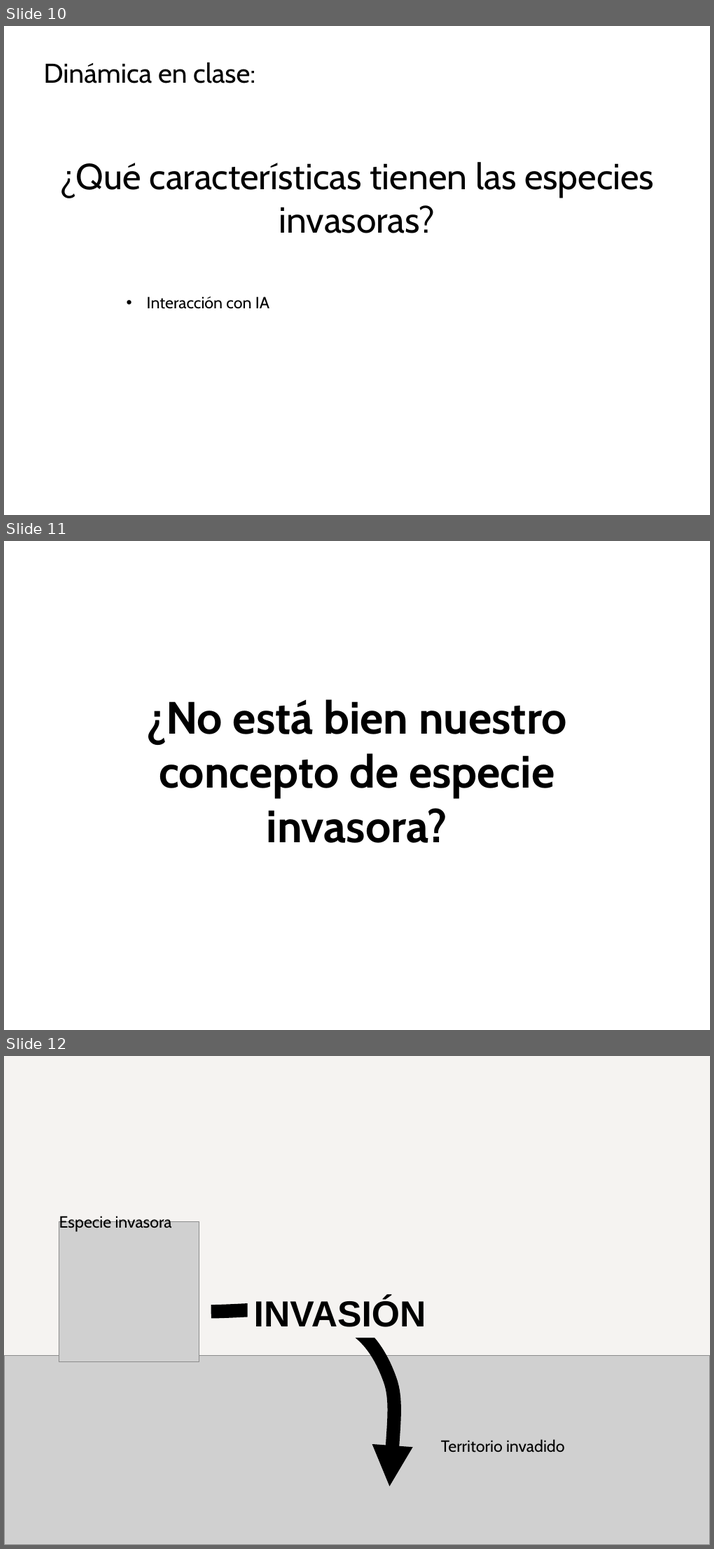
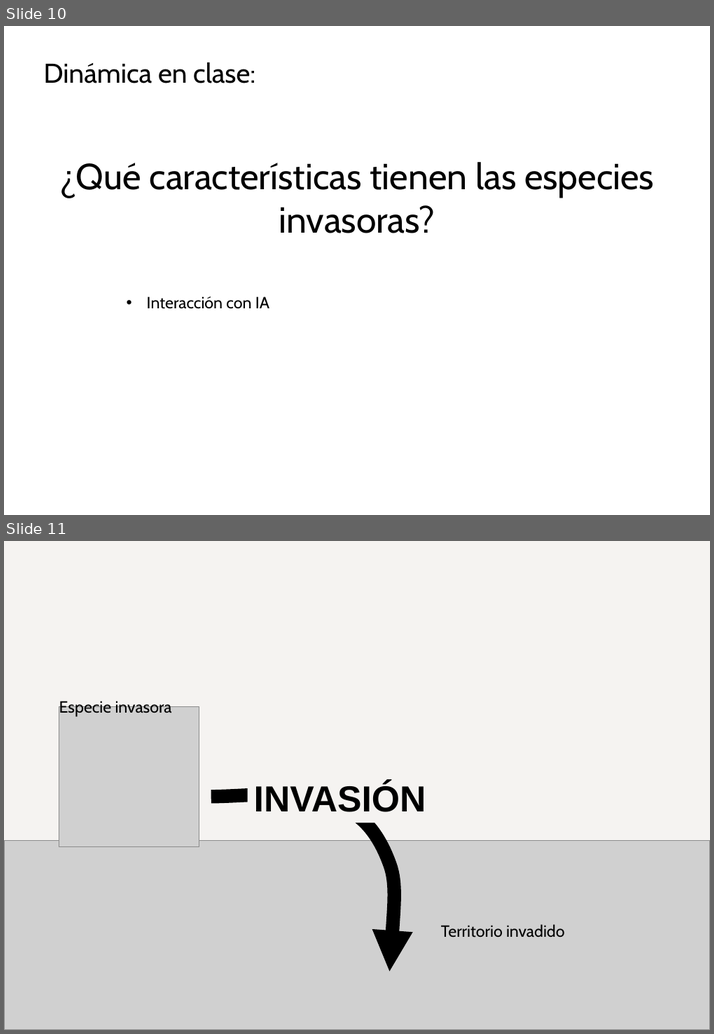
Before and after one commit to aprendiendo-cosas/Te_general_invasoras_IEEI_masterbio_UCO, a slide deck: presentacion/1_que_es_invasora.pptx. Shown one above the other, each under a label of ours: slides 10, 11 and 12 before the commit, slides 10 and 11 after it. The pictures are 714x1549 and 714x1034 pixels, drawn with LibreOffice and Linux fonts; fonts in the diff are those of the drawing; grey boxes stand for pictures. Boxes give left, top, right and bottom in pixels: in the first picture for what was removed or moved away, otherwise in the second. Text is boxed around its words. In the diff, an @@ line names an element or a change of style, - is before the commit and + after.

```diff
--- a/presentacion/1_que_es_invasora.pptx
+++ b/presentacion/1_que_es_invasora.pptx
@@ slide 11 removed at bbox=[4, 541, 710, 1030], background #FFFFFF @@
@@ text removed at bbox=[147, 699, 567, 843] @@
-¿No está bien nuestro concepto de especie invasora?
@@ what was slide 12 is now slide 11 @@
```
Also in this commit, not shown: 2 other files.
